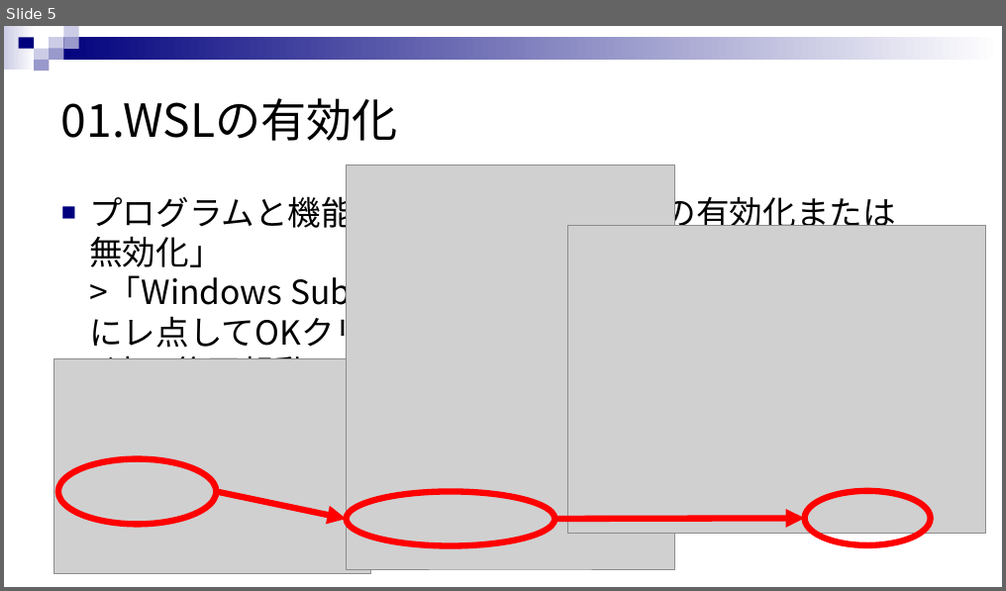
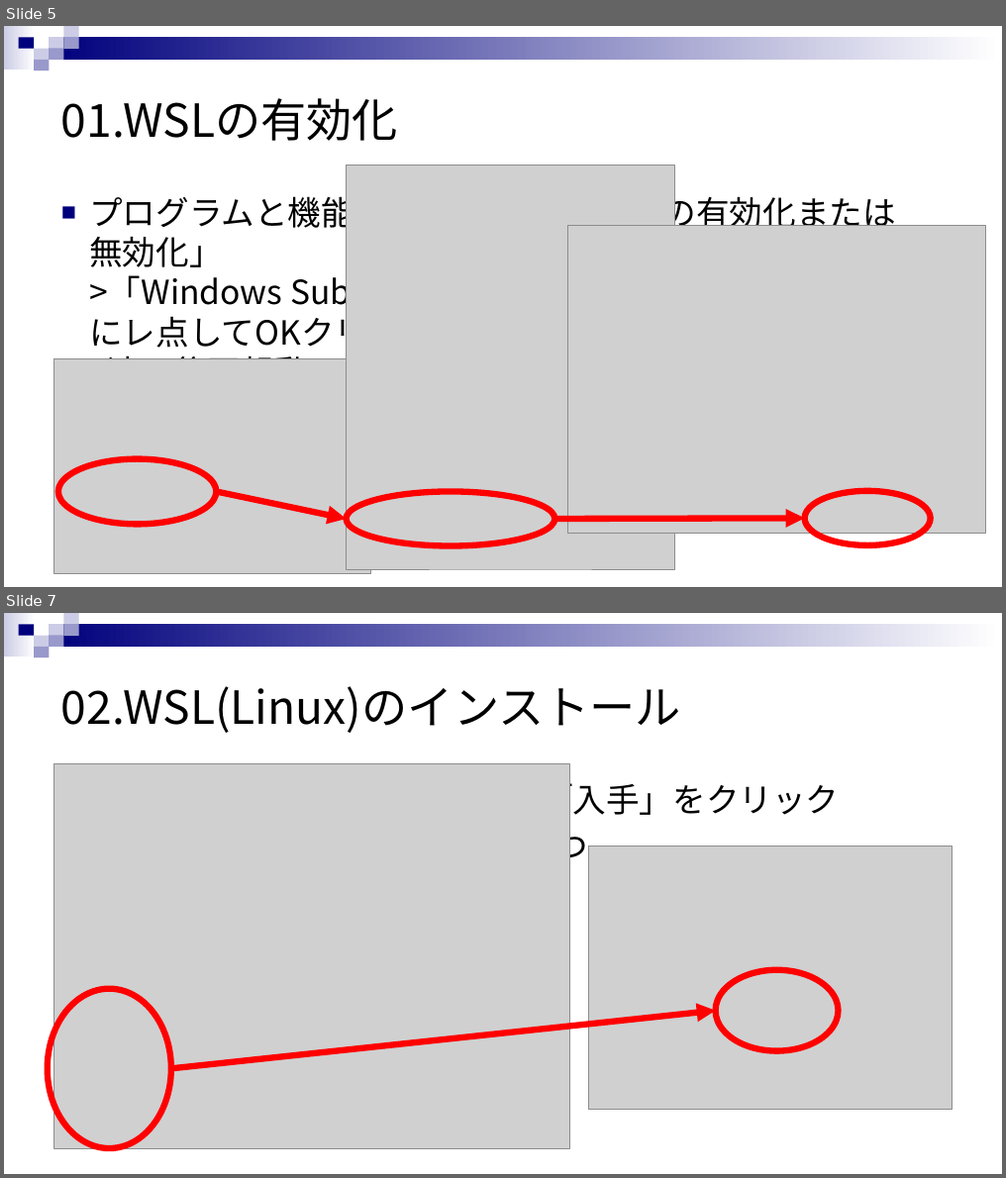
Before and after one commit to rensuke/SIMUonWSL, a slide deck: RE_SIMU_ON_WSL.pptx. Shown one above the other, each under a label of ours: slide 5 before the commit, slides 5 and 7 after it; the slides between them are not shown. The pictures are 1006x591 and 1006x1178 pixels, drawn with LibreOffice and Linux fonts; fonts in the diff are those of the drawing; grey boxes stand for pictures. Boxes give left, top, right and bottom in pixels: in the first picture for what was removed or moved away, otherwise in the second. Text is boxed around its words. In the diff, an @@ line names an element or a change of style, - is before the commit and + after.

```diff
--- a/RE_SIMU_ON_WSL.pptx
+++ b/RE_SIMU_ON_WSL.pptx
@@ slide 7 added at <box>4,613,1002,1174</box>, background #FFFFFF; not listed: 9 template elements that a slide beside it also shows @@
@@ title added at <box>61,686,681,733</box>, 44 pt, text #000000 @@
+02.WSL(Linux)のインストール
@@ picture added at <box>54,763,570,1149</box> @@
@@ text added at <box>89,777,839,867</box>, 32 pt, text #000000 @@
+■ 特集ページでUbuntuを選び、「入手」をクリック
+■ あとは、インストール終了を待つ
@@ picture added at <box>589,847,952,1109</box> @@
@@ ellipse added at <box>48,989,171,1149</box>, outline #FF0000 6 pt @@
@@ ellipse added at <box>716,970,839,1051</box>, outline #FF0000 6 pt @@
@@ arrow added from (171, 1069) to (716, 1011), #FF0000 6 pt @@
```
Also in this commit, not shown: 1 slide changed, 2 other slides added, 1 slide removed.
